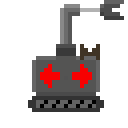
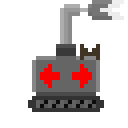
Revision of a layered (128, 128) image; what changed, layer by layer:
added layer "Layer 2" above "Layer 1" over left=32, top=0, right=112, bottom=108
painted on "Layer 1" over left=72, top=0, right=124, bottom=20
